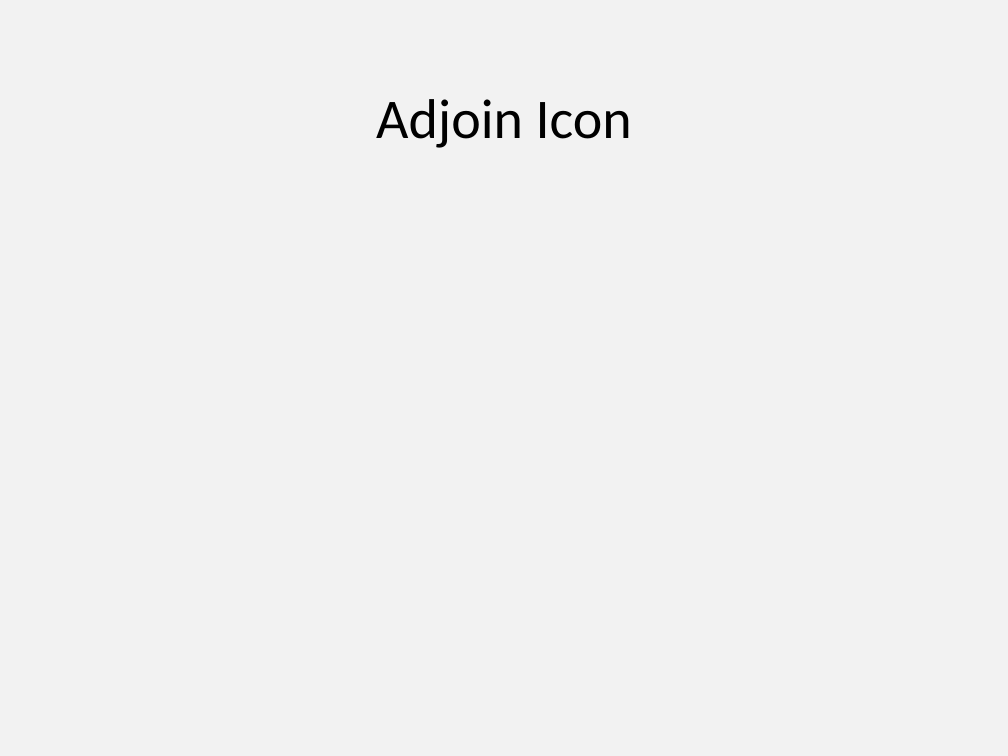
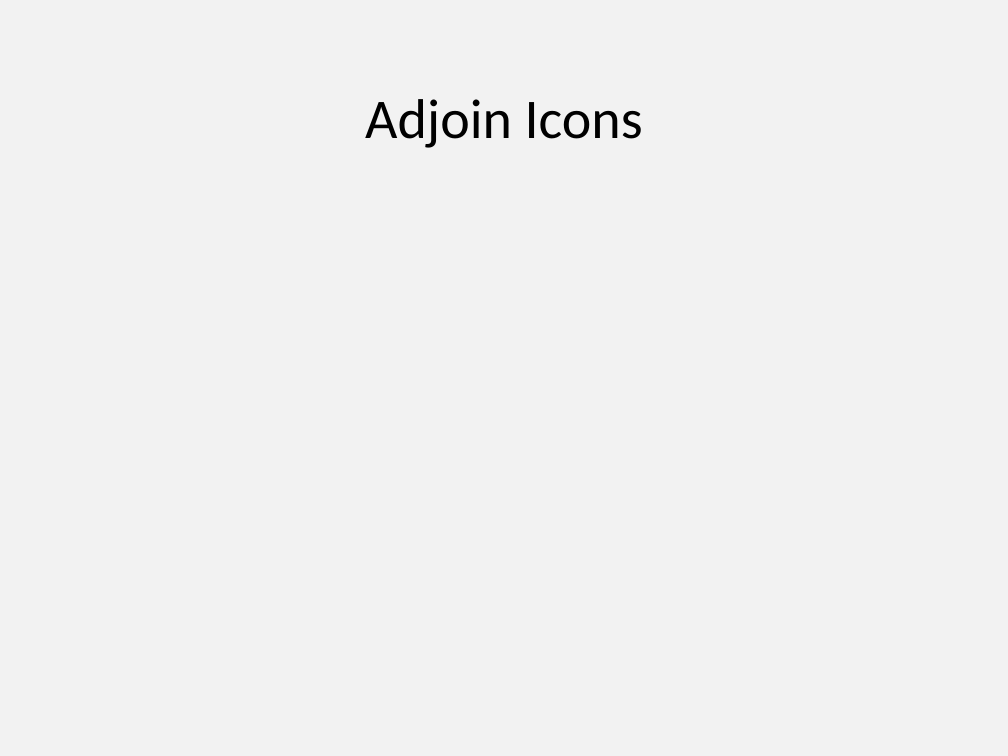
Before and after one commit to PowerPointLabs/PowerPointLabs, a slide deck: slide 3 of doc/Icons-PositionsLab.pptx. Drawn at 1008x756 pixels with LibreOffice and Linux fonts; fonts in the diff are those of the drawing. Boxes give left, top, right and bottom in pixels: in the first picture for what was removed or moved away, otherwise in the second. Text is boxed around its words. In the diff, an @@ line names an element or a change of style, - is before the commit and + after.

Commit message:
Added Powerpoint version of Distribute Icons
#35

```diff
--- a/doc/Icons-PositionsLab.pptx
+++ b/doc/Icons-PositionsLab.pptx
@@ text at box(365, 99, 643, 148): text changed @@
-Adjoin Icon
+Adjoin Icons
```
Also in this commit, not shown: 4 other slides changed, 1 slide added, 1 slide removed.
